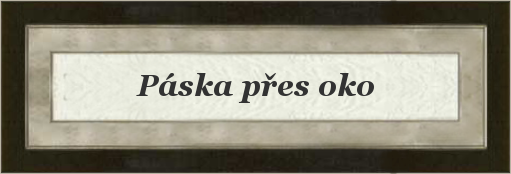
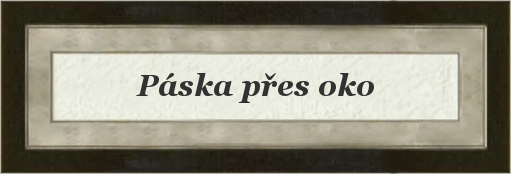
Layer changes from the first 511×174 image to the second:
painted on "Card" over [left=30, top=33, right=488, bottom=141]
